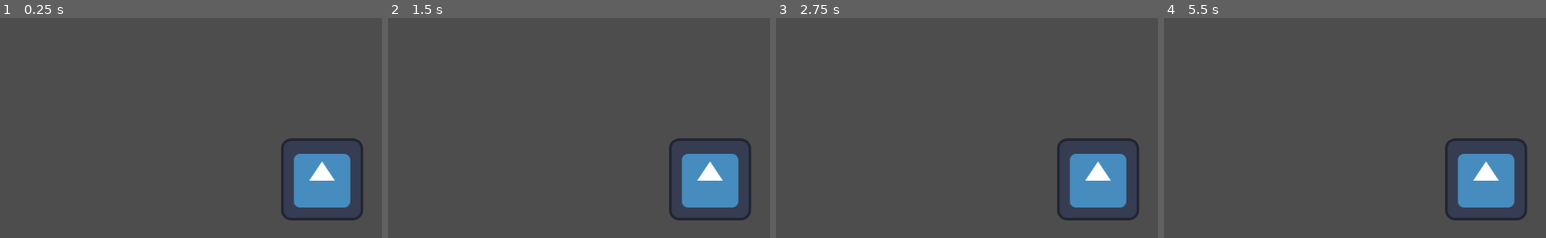
Above: before the commit, frames 1-4 (left to right).
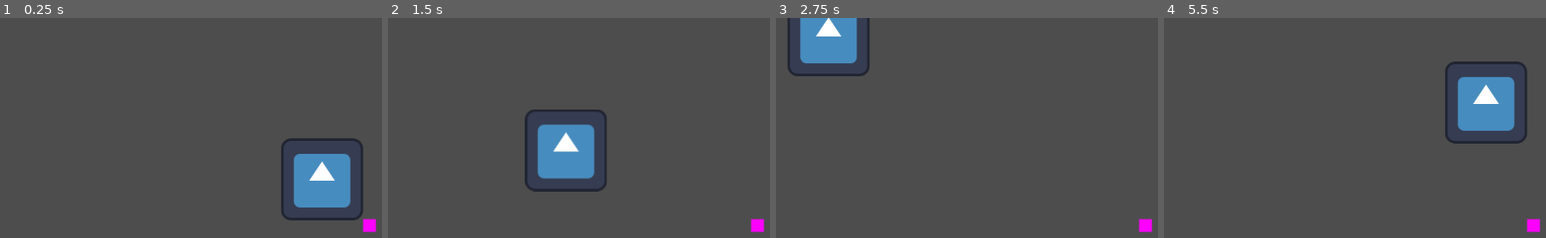
Above: after the commit, the same moments.

Repository: xjarlie/unics-game-jam-2024
Game: Godot game, scene res://main.tscn
Two runs of this game, one before a commit and one after it. Both use one fixed random seed, a clock stepped at 60 frames per second and the inputs below. The engine's default icon, where the game draws it, is replaced by a stand-in: a white triangle on a blue panel in a dark square.
Inputs:
- Up to frame 1 (0.25 s): no input
- Up to frame 2 (1.5 s): tap Enter at 0.5 s; hold Right (ui_right) 0.53-1.28 s; hold Down (ui_down) from 1.28 s (still down)
- Up to frame 3 (2.75 s): release Down (ui_down) at 2.03 s; hold Right (ui_right) from 2.03 s (still down)
- Up to frame 4 (5.5 s): release Right (ui_right) at 2.78 s; hold Up (ui_up) 2.78-3.53 s; hold Left (ui_left) 3.53-5.03 s; hold Down (ui_down) from 5.03 s (still down)

The runs differ from the first frame. In frame 1, 0.2% of the frame differs, in the area x 94-99%, y 91-98%; in frame 2, 9.6%, in the area x 35-99%, y 41-98%; in frame 3, 8.6%; in frame 4, 9.6%.

Commit message:
Add player scene with basic movement controls

Diff:
--- a/main.gd
+++ b/main.gd
@@ -3,10 +3,13 @@
 
 # Called when the node enters the scene tree for the first time.
 func _ready() -> void:
-    print("hello world");
-    print("hola mundo");
+	beginGame();
+
+func beginGame() -> void:
+	print("hello world");
+	print("hola mundo");
 
 
 # Called every frame. 'delta' is the elapsed time since the previous frame.
 func _process(delta: float) -> void:
-    pass
+	pass
--- a/main.tscn
+++ b/main.tscn
@@ -1,13 +1,14 @@
-[gd_scene load_steps=3 format=3 uid="uid://6mppwspy2rgd"]
+[gd_scene load_steps=4 format=3 uid="uid://6mppwspy2rgd"]
 
 [ext_resource type="Texture2D" uid="uid://b5dkrekk6d6y0" path="res://icon.svg" id="1_dl1kg"]
 [ext_resource type="Script" path="res://main.gd" id="1_q55qo"]
+[ext_resource type="PackedScene" uid="uid://c3kpacfuqviie" path="res://player.tscn" id="3_ioyrw"]
 
-[node name="Node2D" type="Node2D"]
+[node name="Main" type="Node2D"]
 script = ExtResource("1_q55qo")
 
 [node name="Sprite2D" type="Sprite2D" parent="."]
 position = Vector2(-74, -72)
 texture = ExtResource("1_dl1kg")
 
-[node name="Camera2D" type="Camera2D" parent="."]
+[node name="Player" parent="." instance=ExtResource("3_ioyrw")]
--- /dev/null
+++ b/player.gd
@@ -0,0 +1,23 @@
+extends CharacterBody2D
+
+const SPEED = 300.0
+const ACCELERATION = 0.25
+const MAX_HEALTH = 100
+
+var health = MAX_HEALTH
+
+
+func _physics_process(delta: float) -> void:
+
+    # Get the input direction and handle the movement/deceleration.
+    # As good practice, you should replace UI actions with custom gameplay actions.
+    var direction := Input.get_vector("ui_left", "ui_right", "ui_up", "ui_down")
+    if direction:
+        # velocity = direction * SPEED
+        velocity = lerp(velocity, direction * SPEED, ACCELERATION)
+    else:
+        # velocity.x = move_toward(velocity.x, 0, SPEED)
+        # velocity.y = move_toward(velocity.y, 0, SPEED)
+        velocity = lerp(velocity, Vector2.ZERO, ACCELERATION)
+
+    move_and_slide()
--- /dev/null
+++ b/player.tscn
@@ -0,0 +1,21 @@
+[gd_scene load_steps=4 format=3 uid="uid://c3kpacfuqviie"]
+
+[ext_resource type="Script" path="res://player.gd" id="1_74mf3"]
+
+[sub_resource type="CapsuleShape2D" id="CapsuleShape2D_t8mud"]
+radius = 11.0
+height = 26.0
+
+[sub_resource type="PlaceholderTexture2D" id="PlaceholderTexture2D_1u4iw"]
+size = Vector2(20, 20)
+
+[node name="Player" type="CharacterBody2D"]
+script = ExtResource("1_74mf3")
+
+[node name="CollisionShape2D" type="CollisionShape2D" parent="."]
+shape = SubResource("CapsuleShape2D_t8mud")
+
+[node name="Sprite2D" type="Sprite2D" parent="."]
+texture = SubResource("PlaceholderTexture2D_1u4iw")
+
+[node name="Camera2D" type="Camera2D" parent="."]
--- a/project.godot
+++ b/project.godot
@@ -18,3 +18,38 @@
 [dotnet]
 
 project/assembly_name="UniCS Game Jam 2024"
+
+[input]
+
+ui_left={
+"deadzone": 0.5,
+"events": [Object(InputEventKey,"resource_local_to_scene":false,"resource_name":"","device":0,"window_id":0,"alt_pressed":false,"shift_pressed":false,"ctrl_pressed":false,"meta_pressed":false,"pressed":false,"keycode":4194319,"physical_keycode":0,"key_label":0,"unicode":0,"location":0,"echo":false,"script":null)
+, Object(InputEventJoypadButton,"resource_local_to_scene":false,"resource_name":"","device":0,"button_index":13,"pressure":0.0,"pressed":false,"script":null)
+, Object(InputEventJoypadMotion,"resource_local_to_scene":false,"resource_name":"","device":0,"axis":0,"axis_value":-1.0,"script":null)
+, Object(InputEventKey,"resource_local_to_scene":false,"resource_name":"","device":-1,"window_id":0,"alt_pressed":false,"shift_pressed":false,"ctrl_pressed":false,"meta_pressed":false,"pressed":false,"keycode":0,"physical_keycode":65,"key_label":0,"unicode":97,"location":0,"echo":false,"script":null)
+]
+}
+ui_right={
+"deadzone": 0.5,
+"events": [Object(InputEventKey,"resource_local_to_scene":false,"resource_name":"","device":0,"window_id":0,"alt_pressed":false,"shift_pressed":false,"ctrl_pressed":false,"meta_pressed":false,"pressed":false,"keycode":4194321,"physical_keycode":0,"key_label":0,"unicode":0,"location":0,"echo":false,"script":null)
+, Object(InputEventJoypadButton,"resource_local_to_scene":false,"resource_name":"","device":0,"button_index":14,"pressure":0.0,"pressed":false,"script":null)
+, Object(InputEventJoypadMotion,"resource_local_to_scene":false,"resource_name":"","device":0,"axis":0,"axis_value":1.0,"script":null)
+, Object(InputEventKey,"resource_local_to_scene":false,"resource_name":"","device":-1,"window_id":0,"alt_pressed":false,"shift_pressed":false,"ctrl_pressed":false,"meta_pressed":false,"pressed":false,"keycode":0,"physical_keycode":68,"key_label":0,"unicode":100,"location":0,"echo":false,"script":null)
+]
+}
+ui_up={
+"deadzone": 0.5,
+"events": [Object(InputEventKey,"resource_local_to_scene":false,"resource_name":"","device":0,"window_id":0,"alt_pressed":false,"shift_pressed":false,"ctrl_pressed":false,"meta_pressed":false,"pressed":false,"keycode":4194320,"physical_keycode":0,"key_label":0,"unicode":0,"location":0,"echo":false,"script":null)
+, Object(InputEventJoypadButton,"resource_local_to_scene":false,"resource_name":"","device":0,"button_index":11,"pressure":0.0,"pressed":false,"script":null)
+, Object(InputEventJoypadMotion,"resource_local_to_scene":false,"resource_name":"","device":0,"axis":1,"axis_value":-1.0,"script":null)
+, Object(InputEventKey,"resource_local_to_scene":false,"resource_name":"","device":-1,"window_id":0,"alt_pressed":false,"shift_pressed":false,"ctrl_pressed":false,"meta_pressed":false,"pressed":false,"keycode":0,"physical_keycode":87,"key_label":0,"unicode":119,"location":0,"echo":false,"script":null)
+]
+}
+ui_down={
+"deadzone": 0.5,
+"events": [Object(InputEventKey,"resource_local_to_scene":false,"resource_name":"","device":0,"window_id":0,"alt_pressed":false,"shift_pressed":false,"ctrl_pressed":false,"meta_pressed":false,"pressed":false,"keycode":4194322,"physical_keycode":0,"key_label":0,"unicode":0,"location":0,"echo":false,"script":null)
+, Object(InputEventJoypadButton,"resource_local_to_scene":false,"resource_name":"","device":0,"button_index":12,"pressure":0.0,"pressed":false,"script":null)
+, Object(InputEventJoypadMotion,"resource_local_to_scene":false,"resource_name":"","device":0,"axis":1,"axis_value":1.0,"script":null)
+, Object(InputEventKey,"resource_local_to_scene":false,"resource_name":"","device":-1,"window_id":0,"alt_pressed":false,"shift_pressed":false,"ctrl_pressed":false,"meta_pressed":false,"pressed":false,"keycode":0,"physical_keycode":83,"key_label":0,"unicode":115,"location":0,"echo":false,"script":null)
+]
+}
